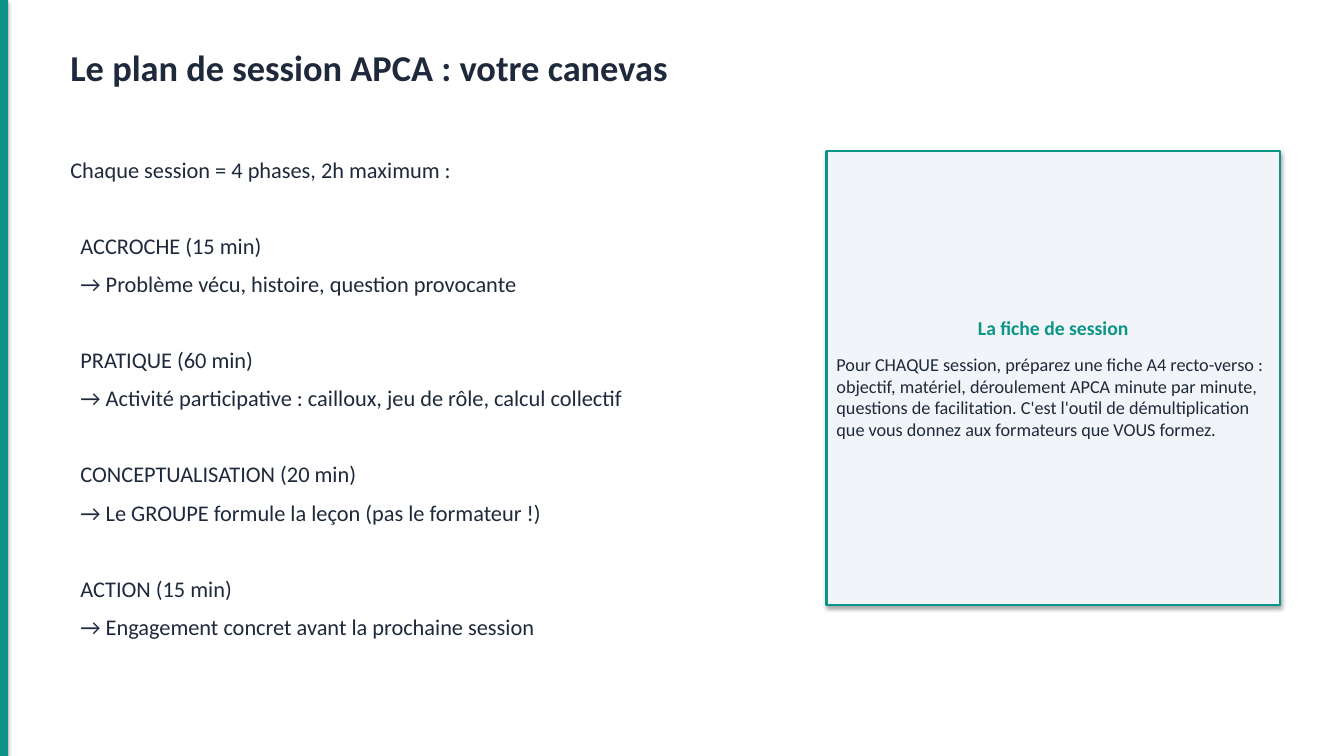
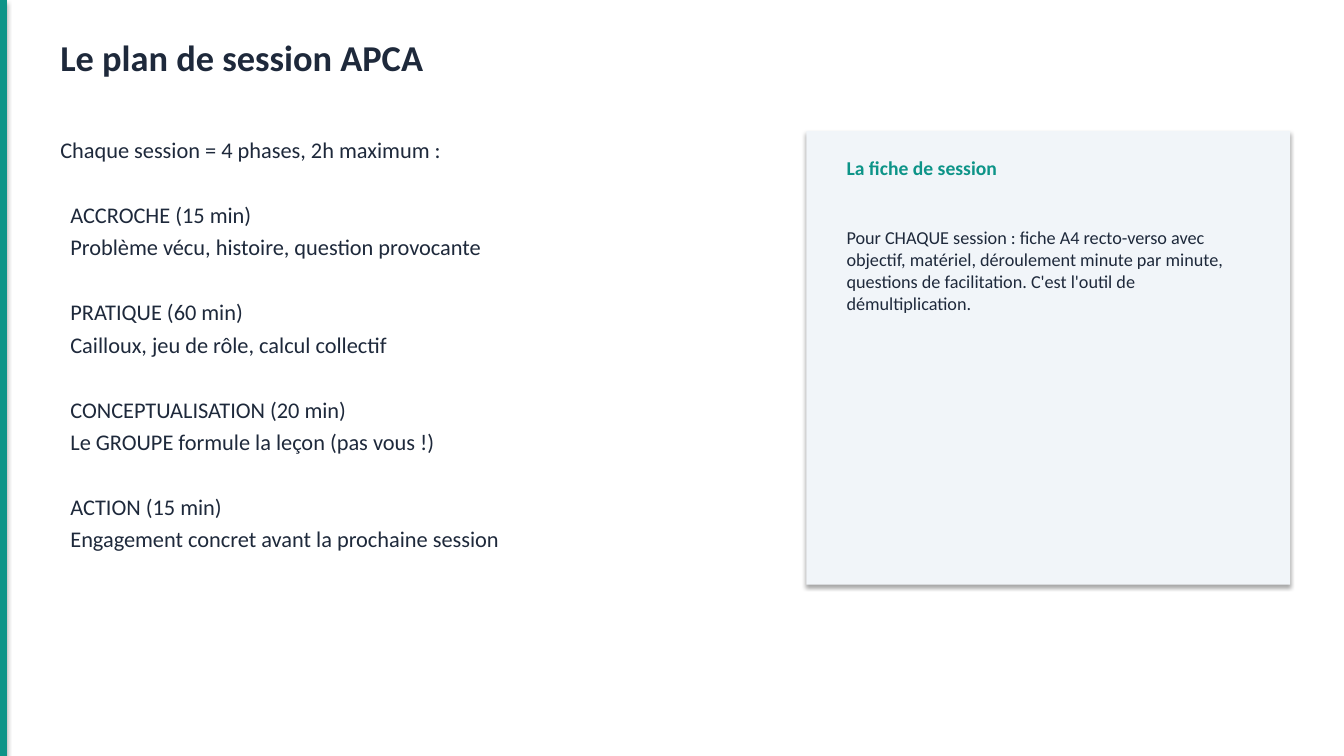
Before and after one commit to Louistatch/portefolio, a slide deck: slide 39 of TOF-FIN-01_Gestion_Financiere_Paysanne.pptx (slide 40 before the commit). Drawn at 1344x756 pixels with LibreOffice and Linux fonts; fonts in the diff are those of the drawing. Boxes give left, top, right and bottom in pixels: in the first picture for what was removed or moved away, otherwise in the second. Text is boxed around its words. In the diff, an @@ line names an element or a change of style, - is before the commit and + after.

```diff
--- a/TOF-FIN-01_Gestion_Financiere_Paysanne.pptx
+++ b/TOF-FIN-01_Gestion_Financiere_Paysanne.pptx
@@ text at [60, 45, 423, 77]: text changed @@
-Le plan de session APCA : votre canevas
+Le plan de session APCA
@@ text "Chaque session = 4 phases, ...": place and size @@
-text "Chaque session = 4 phases, ..." at [70, 162, 622, 639]
+text "Chaque session = 4 phases, ..." at [60, 142, 499, 551]
@@ text at [60, 142, 430, 518]: less space between paragraphs @@
@@ rectangle added at [807, 131, 1291, 585], fill #F1F5F9 @@
@@ text added at [847, 161, 997, 175], 14 pt, text #0D9488, bold @@
+La fiche de session
@@ text at [70, 239, 480, 259]: text changed @@
-→ Problème vécu, histoire, question provocante
+Problème vécu, histoire, question provocante
@@ text "Pour CHAQUE session : fiche ...": place and size @@
-text "Pour CHAQUE session : fiche ..." at [827, 151, 1280, 605]
+text "Pour CHAQUE session : fiche ..." at [847, 231, 1223, 313]
@@ text "Pour CHAQUE session : fiche ..." at [847, 231, 1223, 313]: vertical alignment middle to top; fill #F1F5F9 to none; outline #0D9488 1.5 pt to none; shadow off @@
@@ text at [847, 231, 1223, 313]: text changed @@
-La fiche de session
-Pour CHAQUE session, préparez une fiche A4 recto-verso : objectif, matériel, déroulement APCA minute par minute, questions de facilitation. C'est l'outil de démultiplication que vous donnez aux formateurs que VOUS formez.
+Pour CHAQUE session : fiche A4 recto-verso avec objectif, matériel, déroulement minute par minute, questions de facilitation. C'est l'outil de démultiplication.
@@ text at [70, 337, 387, 357]: text changed @@
-→ Activité participative : cailloux, jeu de rôle, calcul collectif
+Cailloux, jeu de rôle, calcul collectif
@@ text at [70, 434, 415, 454]: text changed @@
-→ Le GROUPE formule la leçon (pas le formateur !)
+Le GROUPE formule la leçon (pas vous !)
@@ text at [70, 531, 499, 551]: text changed @@
-→ Engagement concret avant la prochaine session
+Engagement concret avant la prochaine session
```
Also in this commit, not shown: 47 other slides changed, 1 slide removed, 1 other file.
